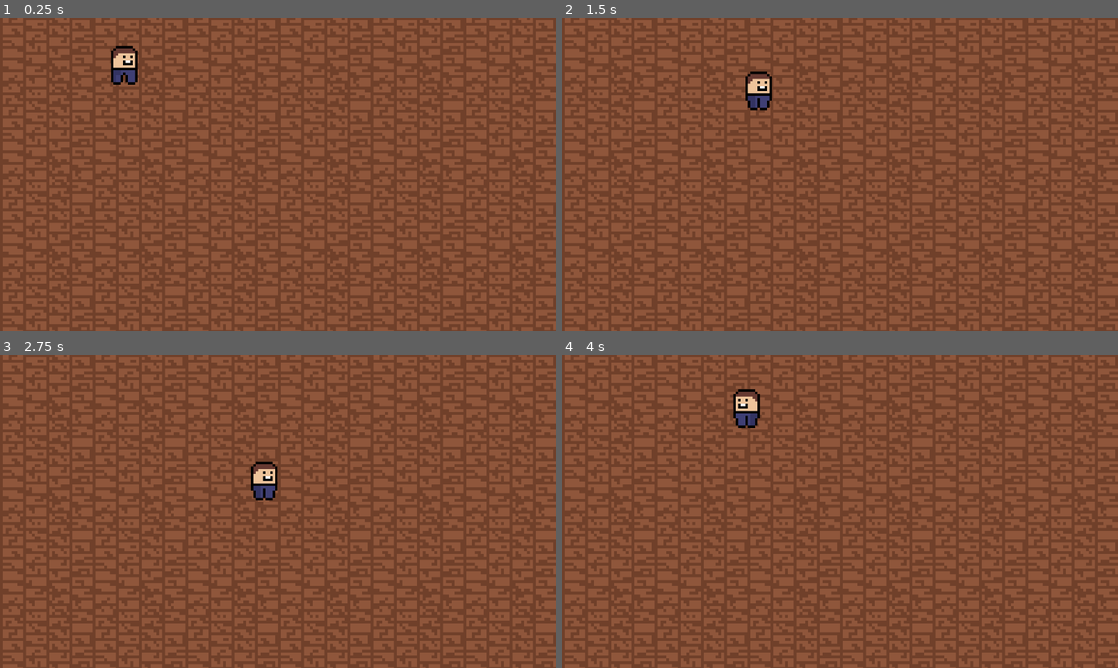
Above: before the commit, frames 1-4 (two rows, left to right).
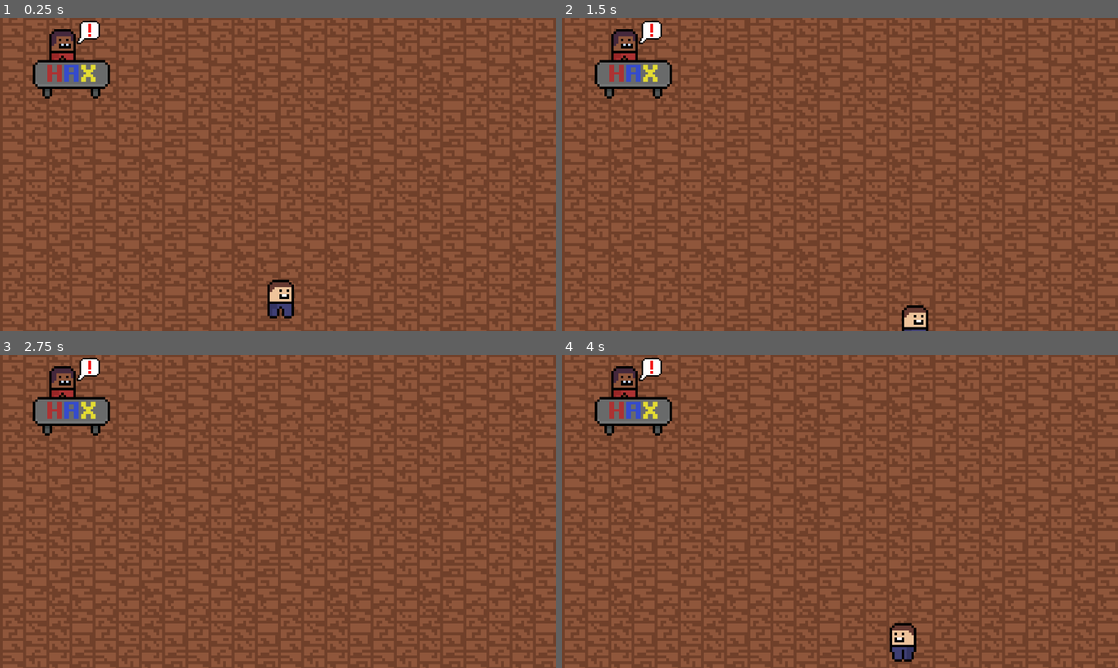
Above: after the commit, the same moments.

Repository: yuwex/bitcamp2025
Game: Godot game, scene res://scenes/game/main.tscn
Same seed, same stepped clock (60 frames per second), same inputs: the game is played once before the commit and once after it. This scene is started directly instead of the project's main scene.
Inputs (mouse positions are in pixels of both pictures, inside the frame that each line leads up to):
- Up to frame 1 (0.25 s): no input
- Up to frame 2 (1.5 s): tap Enter at 0.5 s; move the mouse to (962, 158) at 0.52 s; hold D (right) 0.53-1.28 s; hold Space (interact, bound only after the commit) 0.53-1.28 s; move the mouse to (728, 190) at 1.27 s; hold S (down) from 1.28 s (still down); tap Shift (sprint) at 1.35 s
- Up to frame 3 (2.75 s): tap Space (interact, bound only after the commit) at 1.55 s; move the mouse to (333, 442) at 2.02 s; release S (down) at 2.03 s; hold D (right) from 2.03 s (still down); hold Space (interact, bound only after the commit) from 2.03 s (still down)
- Up to frame 4 (4 s): move the mouse to (812, 574) at 2.77 s; release D (right) at 2.78 s; release Space (interact, bound only after the commit) at 2.78 s; hold W (up) 2.78-3.53 s; tap Space (interact, bound only after the commit) at 2.85, 3.8 s; move the mouse to (1006, 558) at 3.52 s; hold A (left) from 3.53 s (still down); hold Shift (sprint) from 3.53 s (still down)

The runs differ from the first frame. In frame 1, 3.0% of the frame differs, in the area x 5-53%, y 0-96%; in frame 2, 2.8%; in frame 3, 2.5%; in frame 4, 3.0%.

Commit message:
stations

Diff:
--- a/project.godot
+++ b/project.godot
@@ -50,9 +50,10 @@
 "events": [Object(InputEventKey,"resource_local_to_scene":false,"resource_name":"","device":-1,"window_id":0,"alt_press …(195 unchanged characters)…
 ]
 }
-left-click={
+interact={
 "deadzone": 0.2,
-"events": []
+"events": [Object(InputEventKey,"resource_local_to_scene":false,"resource_name":"","device":-1,"window_id":0,"alt_pressed":false,"shift_pressed":false,"ctrl_pressed":false,"meta_pressed":false,"pressed":false,"keycode":0,"physical_keycode":32,"key_label":0,"unicode":32,"location":0,"echo":false,"script":null)
+]
 }
 
 [rendering]
--- a/scenes/game/main.tscn
+++ b/scenes/game/main.tscn
@@ -1,8 +1,9 @@
-[gd_scene load_steps=4 format=3 uid="uid://vnap5f26wrsa"]
+[gd_scene load_steps=5 format=3 uid="uid://cbtahsxpm84bl"]
 
 [ext_resource type="Script" uid="uid://cm4j5evwdkqlr" path="res://scenes/game/main.gd" id="1_h2yge"]
 [ext_resource type="Texture2D" uid="uid://dygs6yuvflrfx" path="res://assets/environment.png" id="2_oekm8"]
 [ext_resource type="PackedScene" uid="uid://c2ct3ib0mfngc" path="res://scenes/player/player.tscn" id="3_yd8kv"]
+[ext_resource type="PackedScene" uid="uid://c1pitfqy7hf6s" path="res://scenes/station/station.tscn" id="4_uaf1y"]
 
 [node name="Main" type="Node2D"]
 script = ExtResource("1_h2yge")
@@ -201,7 +202,11 @@
 region_enabled = true
 region_rect = Rect2(0, 0, 32, 32)
 
+[node name="Station" parent="." instance=ExtResource("4_uaf1y")]
+position = Vector2(-391, -200)
+
 [node name="Player" parent="." instance=ExtResource("3_yd8kv")]
+position = Vector2(324, 484)
 
 [node name="Timer" type="Timer" parent="."]
 autostart = true
--- a/scenes/station/station interaction/interact.gd
+++ b/scenes/station/station interaction/interact.gd
@@ -1,13 +1,13 @@
-extends Sprite2D
+extends Area2D
 
-# for recieving events
-signal handle_events(events)
+var in_zone = false
 
-# pull up interfaces
-@export var interface_scene : PackedScene = load("res://scenes/station/event interface/eventinterface.tscn")
+func _on_area_entered(area: Area2D) -> void:
+	in_zone = true
 
-func _input(event):
-	if event.is_action_pressed("left-click"):
-		if is_pixel_opaque(get_local_mouse_position()):
-			var scene : EventInterface = interface_scene.instantiate()
-			scene.event = event
+func _on_area_exited(area: Area2D) -> void:
+	in_zone = false
+
+func _process(delta: float) -> void:
+	if in_zone and Input.is_action_pressed("interact"):
+		print("handle signal")
--- a/scenes/station/station.tscn
+++ b/scenes/station/station.tscn
@@ -1,41 +1,61 @@
-[gd_scene load_steps=5 format=3 uid="uid://c1pitfqy7hf6s"]
+[gd_scene load_steps=6 format=3 uid="uid://c1pitfqy7hf6s"]
 
 [ext_resource type="Texture2D" uid="uid://dygs6yuvflrfx" path="res://assets/environment.png" id="2_2tl6a"]
 [ext_resource type="Texture2D" uid="uid://bfo3g5bmi0m3g" path="res://assets/janeThonaHack.png" id="3_5a57x"]
 [ext_resource type="Script" uid="uid://dka1qhxyw51pi" path="res://scenes/station/station interaction/interact.gd" id="4_5a57x"]
 
 [sub_resource type="RectangleShape2D" id="RectangleShape2D_2tl6a"]
-size = Vector2(160.5, 81)
+size = Vector2(150, 81)
+
+[sub_resource type="CircleShape2D" id="CircleShape2D_2tl6a"]
+radius = 129.035
 
 [node name="Station" type="Node2D"]
 
-[node name="TableSprite" type="Sprite2D" parent="."]
+[node name="NPCSprite" type="Sprite2D" parent="."]
 texture_filter = 1
-position = Vector2(270, 133)
+position = Vector2(523, 263)
 scale = Vector2(5, 5)
 texture = ExtResource("3_5a57x")
 region_enabled = true
 region_rect = Rect2(0, 0, 16, 16)
 
+[node name="TableCollisions" type="StaticBody2D" parent="."]
+collision_mask = 0
+
+[node name="Collider" type="CollisionShape2D" parent="TableCollisions"]
+position = Vector2(539, 327.5)
+shape = SubResource("RectangleShape2D_2tl6a")
+
 [node name="Table" type="Area2D" parent="."]
+collision_mask = 0
 
-[node name="Sprite2D" type="Sprite2D" parent="Table"]
+[node name="Collider" type="CollisionShape2D" parent="Table"]
+position = Vector2(539, 327.5)
+shape = SubResource("RectangleShape2D_2tl6a")
+
+[node name="Radius" type="Area2D" parent="Table"]
+script = ExtResource("4_5a57x")
+
+[node name="CollisionShape2D" type="CollisionShape2D" parent="Table/Radius"]
+position = Vector2(539, 302)
+shape = SubResource("CircleShape2D_2tl6a")
+
+[node name="TableSprite" type="Sprite2D" parent="."]
 texture_filter = 1
-position = Vector2(286, 197)
+position = Vector2(539, 327)
 scale = Vector2(5, 5)
 texture = ExtResource("2_2tl6a")
 region_enabled = true
 region_rect = Rect2(0, 32, 32, 16)
 
-[node name="CollisionShape2D" type="CollisionShape2D" parent="Table"]
-position = Vector2(285.75, 197.5)
-shape = SubResource("RectangleShape2D_2tl6a")
-
 [node name="Notification" type="Sprite2D" parent="."]
 texture_filter = 1
-position = Vector2(321, 68)
+position = Vector2(574, 230)
 scale = Vector2(3, 3)
 texture = ExtResource("2_2tl6a")
 region_enabled = true
 region_rect = Rect2(48, 0, 16, 16)
-script = ExtResource("4_5a57x")
+
+[connection signal="area_entered" from="Table/Radius" to="Table/Radius" method="_on_area_entered"]
+[connection signal="area_exited" from="Table/Radius" to="Table/Radius" method="_on_area_exited"]
